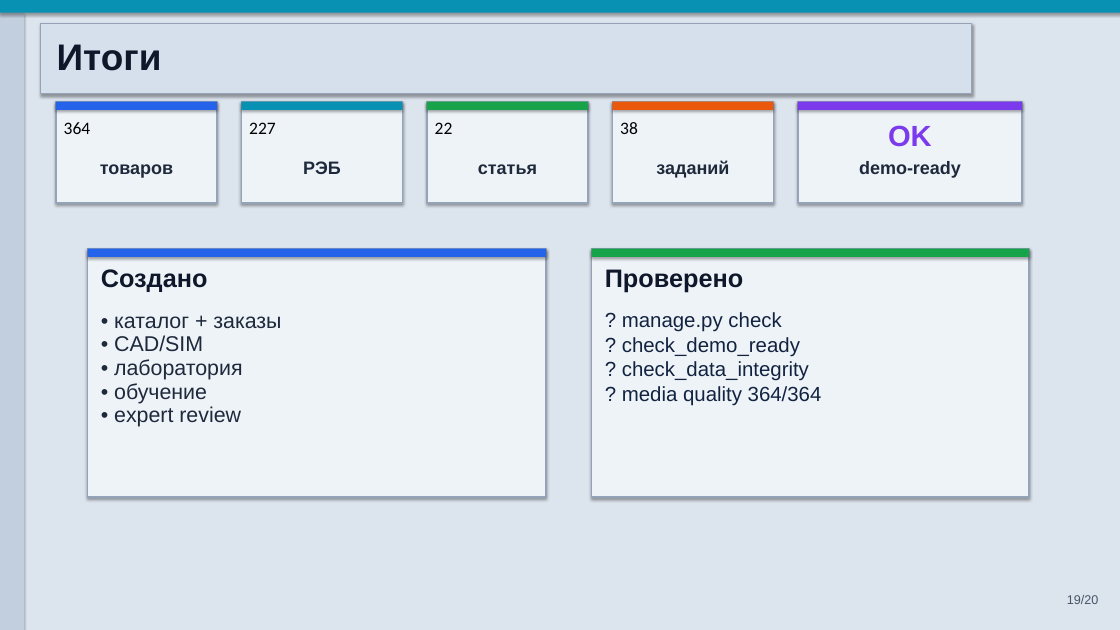
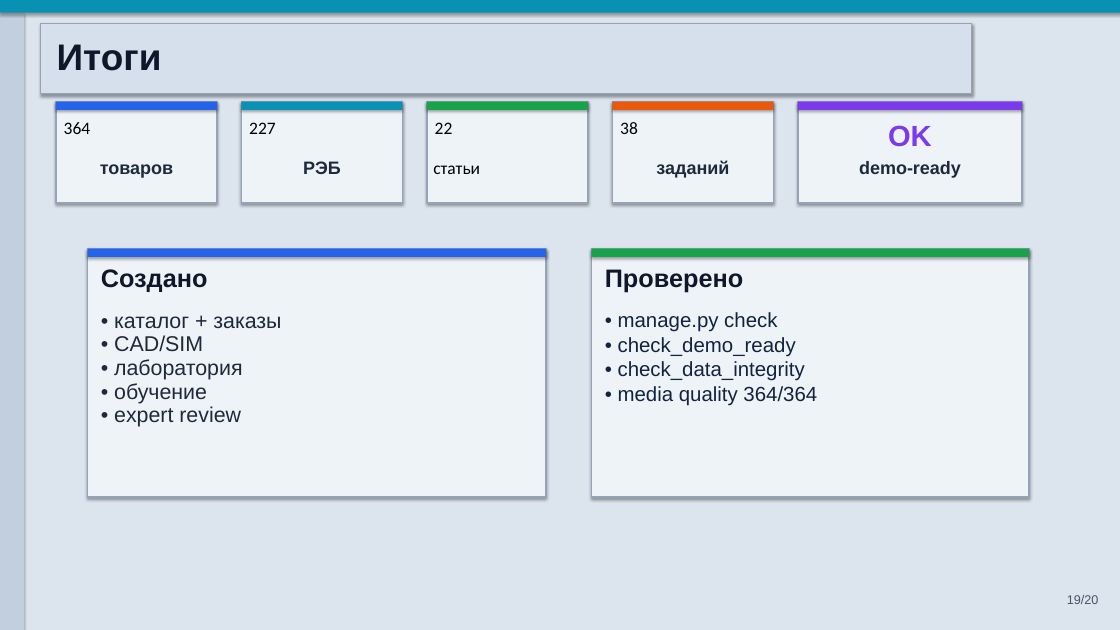
Before and after one commit to zlodey2077/Dolg, a slide deck: slide 19 of docs/Презентация_DOLG_основная_защита_20_слайдов_20260602.pptx. Drawn at 1120x630 pixels with LibreOffice and Linux fonts; fonts in the diff are those of the drawing. Boxes give left, top, right and bottom in pixels: in the first picture for what was removed or moved away, otherwise in the second. Text is boxed around its words. In the diff, an @@ line names an element or a change of style, - is before the commit and + after.

```diff
--- a/docs/Презентация_DOLG_основная_защита_20_слайдов_20260602.pptx
+++ b/docs/Презентация_DOLG_основная_защита_20_слайдов_20260602.pptx
@@ text at box(433, 165, 480, 174): text changed; size 18.5 to 18 pt; font Arial to Calibri; text colour #1E293B to #000000; bold off @@
-статья
+статьи
@@ text at box(618, 312, 817, 406): text changed @@
-? manage.py check
-? check_demo_ready
-? check_data_integrity
-? media quality 364/364
+• manage.py check
+• check_demo_ready
+• check_data_integrity
+• media quality 364/364
```
Also in this commit, not shown: 4 other slides changed, 3 other files.
